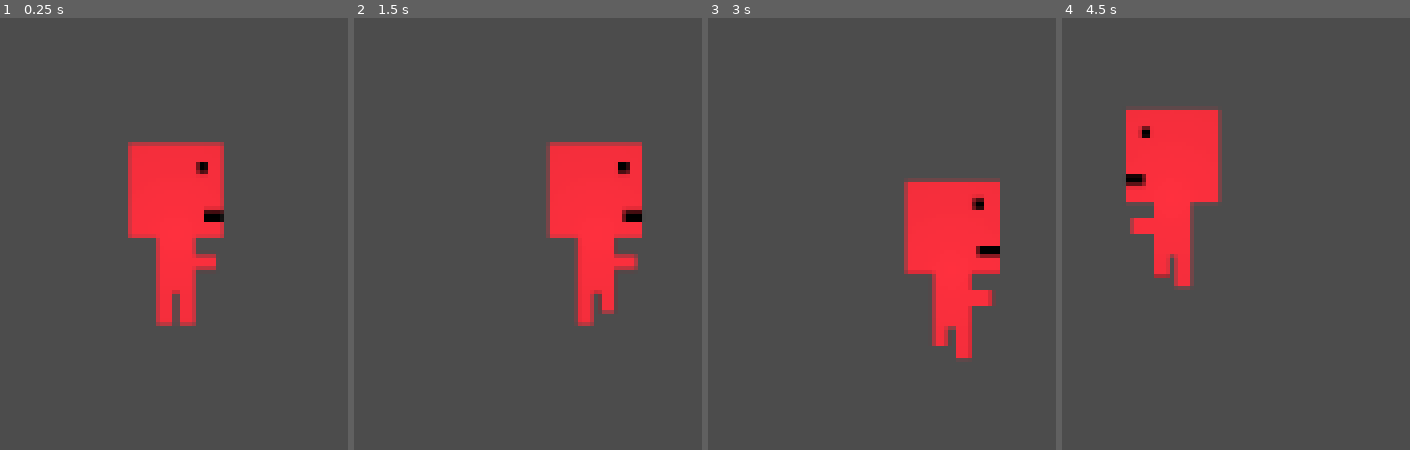
Above: before the commit, frames 1-4 (left to right).
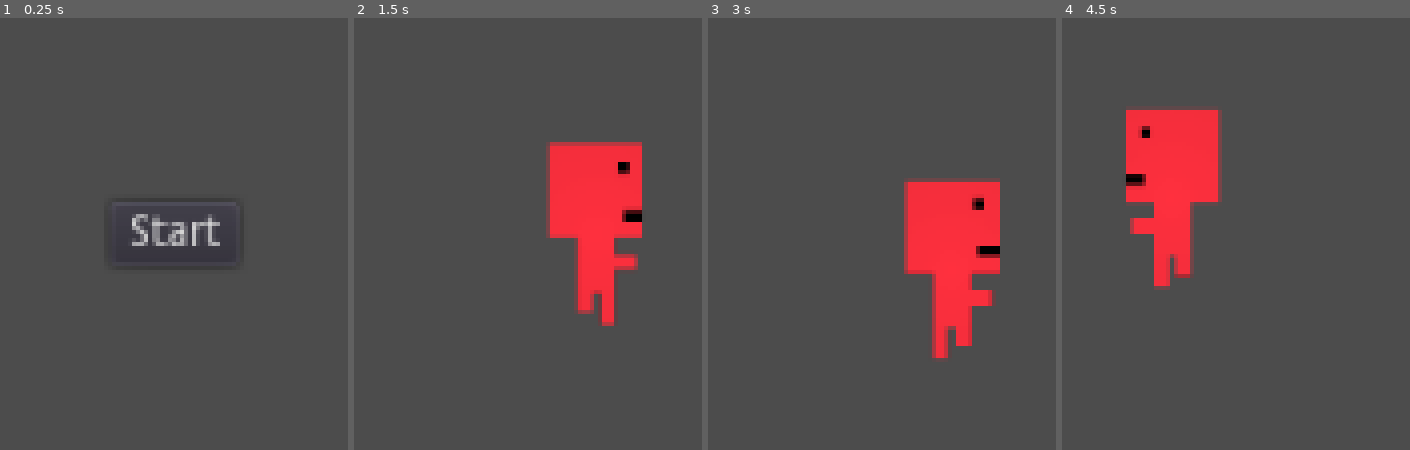
Above: after the commit, the same moments.

Repository: SU-ULO/miedzy-nami
Game: Godot game, scene res://start/Start.tscn
Two runs of this game, one before a commit and one after it. Both use one fixed random seed, a clock stepped at 60 frames per second and the inputs below. Before the commit the project starts from res://Temp.tscn.
Inputs (mouse positions are in pixels of both pictures, inside the frame that each line leads up to):
- Up to frame 1 (0.25 s): no input
- Up to frame 2 (1.5 s): click (528, 234) at 0.5 s, where only the run after the commit has a clickable "Start"; tap Enter at 1.25 s; hold Right (ui_right) from 1.28 s (still down)
- Up to frame 3 (3 s): tap Space at 2 s; release Right (ui_right) at 2.03 s; hold Down (ui_down) 2.03-2.78 s; tap Enter at 2.75 s; hold Right (ui_right) from 2.78 s (still down)
- Up to frame 4 (4.5 s): tap Space at 3.5 s; release Right (ui_right) at 3.53 s; hold Up (ui_up) 3.53-4.28 s; tap Enter at 4.25 s; hold Left (ui_left) from 4.28 s (still down)

The runs differ from the first frame. In frame 1, 8.7% of the frame differs, in the area x 36-65%, y 28-72%; in frame 2, 0.3%; in frame 3, 0.3%; in frame 4, 0.4%.

Commit message:
added dummy menu and Network singleton

Diff:
--- /dev/null
+++ b/network/network.gd
@@ -0,0 +1,16 @@
+extends Node
+
+
+# Declare member variables here. Examples:
+# var a = 2
+# var b = "text"
+
+
+# Called when the node enters the scene tree for the first time.
+func _ready():
+	pass # Replace with function body.
+
+
+# Called every frame. 'delta' is the elapsed time since the previous frame.
+#func _process(delta):
+#	pass
--- a/project.godot
+++ b/project.godot
@@ -16,8 +16,12 @@
 [application]
 
 config/name="miedzy-nami"
-run/main_scene="res://Temp.tscn"
+run/main_scene="res://start/Start.tscn"
 config/icon="res://icon.png"
+
+[autoload]
+
+Network="*res://network/network.gd"
 
 [rendering]
 
--- /dev/null
+++ b/scenes/menu/menu.tscn
@@ -0,0 +1,25 @@
+[gd_scene load_steps=2 format=2]
+
+[ext_resource path="res://scenes/menu/start_button.gd" type="Script" id=1]
+
+[node name="Main Menu" type="CenterContainer"]
+anchor_right = 1.0
+anchor_bottom = 1.0
+grow_horizontal = 2
+grow_vertical = 2
+__meta__ = {
+"_edit_use_anchors_": false
+}
+
+[node name="VBoxContainer" type="VBoxContainer" parent="."]
+margin_left = 491.0
+margin_top = 290.0
+margin_right = 532.0
+margin_bottom = 310.0
+
+[node name="Button" type="Button" parent="VBoxContainer"]
+margin_right = 41.0
+margin_bottom = 20.0
+text = "Start"
+script = ExtResource( 1 )
+[connection signal="pressed" from="VBoxContainer/Button" to="VBoxContainer/Button" method="_on_Button_pressed"]
--- /dev/null
+++ b/scenes/menu/start_button.gd
@@ -0,0 +1,21 @@
+extends Button
+
+
+# Declare member variables here. Examples:
+# var a = 2
+# var b = "text"
+
+
+# Called when the node enters the scene tree for the first time.
+func _ready():
+	pass # Replace with function body.
+
+
+# Called every frame. 'delta' is the elapsed time since the previous frame.
+#func _process(delta):
+#	pass
+
+
+func _on_Button_pressed():
+# warning-ignore:return_value_discarded
+	get_tree().change_scene("res://scenes/Temp.tscn")
--- a/scripts/player.gd
+++ b/scripts/player.gd
@@ -90,7 +90,7 @@
 			area.set_radius(sight_range)
 			$Light.set_texture_scale(sight_range/mask_width*2)
 
-func _physics_process(delta):
+func _physics_process(_delta):
 	get_input()
 	player_velocity = move_and_slide(player_velocity)
 	in_direct_line()
--- /dev/null
+++ b/start/Start.gd
@@ -0,0 +1,8 @@
+extends Node
+
+func _ready():
+	if(OS.has_feature("Server") || "--server" in OS.get_cmdline_args()):
+		print("Running as server")
+	else:
+# warning-ignore:return_value_discarded
+		get_tree().change_scene("res://scenes/menu/menu.tscn")
--- /dev/null
+++ b/start/Start.tscn
@@ -0,0 +1,6 @@
+[gd_scene load_steps=2 format=2]
+
+[ext_resource path="res://start/Start.gd" type="Script" id=1]
+
+[node name="Node" type="Node"]
+script = ExtResource( 1 )
Renamed: Temp.tscn -> scenes/Temp.tscn
